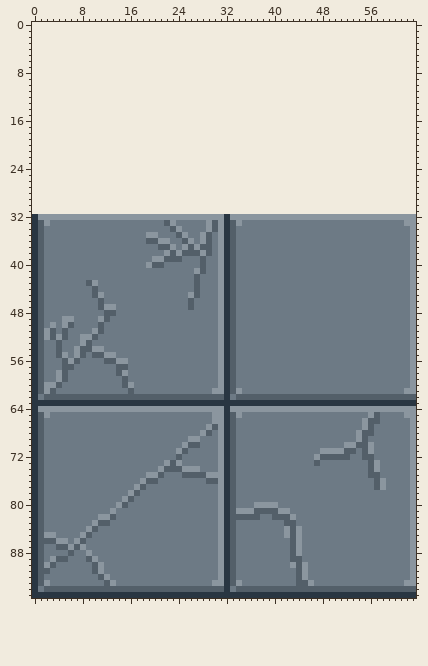
Sprite sheet: Art/StoneTiles.png. This is how it looked before the edit.
The file is 64x64 pixels. Colours within 5 levels of each other are drawn and written as one. The old version is drawn lined up with the new one, on the new canvas.
Once edited:
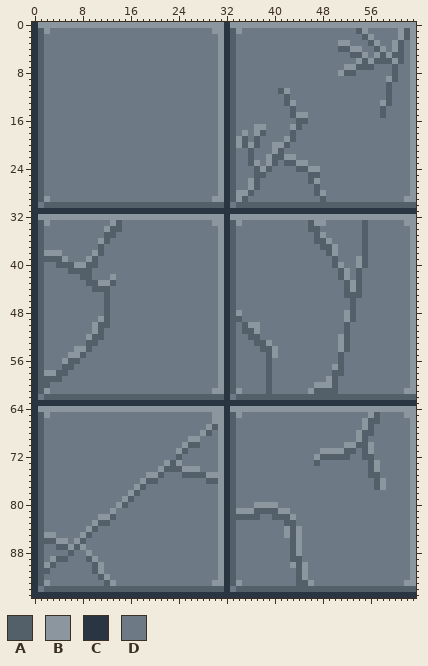
Palette (. is transparent): A #535f69  B #8b969f  C #293642  D #6d7a85
Difference:
canvas 64x64 -> 64x96, the old top-left corner now at 0,32
Changed rows in their new state; - is an unchanged pixel.
first column x 0:
 0 CBBBBBBBBBBBBBBBBBBBBBBBBBBBBBBBCBBBBBBBBBBBBBBBBBBBBBBBBBBBBBBB
 1 CABDDDDDDDDDDDDDDDDDDDDDDDDDDDBBCABDDDDDDDDDDDDDDDDDDDABDDDDDBAB
 2 CADDDDDDDDDDDDDDDDDDDDDDDDDDDDDBCADDDDDDDDDDDDDDDDDDDDDABDDDDBAB
 3 CADDDDDDDDDDDDDDDDDDDDDDDDDDDDDBCADDDDDDDDDDDDDDDDDBBDDDABDDBADB
 4 CADDDDDDDDDDDDDDDDDDDDDDDDDDDDDBCADDDDDDDDDDDDDDDDDAABBDDABDBADB
 5 CADDDDDDDDDDDDDDDDDDDDDDDDDDDDDBCADDDDDDDDDDDDDDDDDDDAABDBABAADB
 6 CADDDDDDDDDDDDDDDDDDDDDDDDDDDDDBCADDDDDDDDDDDDDDDDDDDDBABAAABADB
 7 CADDDDDDDDDDDDDDDDDDDDDDDDDDDDDBCADDDDDDDDDDDDDDDDDDBBAAADDDADDB
 8 CADDDDDDDDDDDDDDDDDDDDDDDDDDDDDBCADDDDDDDDDDDDDDDDDBAADDDDDDADDB
 9 CADDDDDDDDDDDDDDDDDDDDDDDDDDDDDBCADDDDDDDDDDDDDDDDDDDDDDDDDBADDB
10 CADDDDDDDDDDDDDDDDDDDDDDDDDDDDDBCADDDDDDDDDDDDDDDDDDDDDDDDDADDDB
11 CADDDDDDDDDDDDDDDDDDDDDDDDDDDDDBCADDDDDDDABDDDDDDDDDDDDDDDDADDDB
12 CADDDDDDDDDDDDDDDDDDDDDDDDDDDDDBCADDDDDDDDADDDDDDDDDDDDDDDDADDDB
13 CADDDDDDDDDDDDDDDDDDDDDDDDDDDDDBCADDDDDDDDABDDDDDDDDDDDDDDBADDDB
14 CADDDDDDDDDDDDDDDDDDDDDDDDDDDDDBCADDDDDDDDDADDDDDDDDDDDDDDADDDDB
15 CADDDDDDDDDDDDDDDDDDDDDDDDDDDDDBCADDDDDDDDDABBDDDDDDDDDDDDADDDDB
16 CADDDDDDDDDDDDDDDDDDDDDDDDDDDDDBCADDDDDDDDDDAADDDDDDDDDDDDDDDDDB
17 CADDDDDDDDDDDDDDDDDDDDDDDDDDDDDBCADDDBBDDDDBADDDDDDDDDDDDDDDDDDB
18 CADDDDDDDDDDDDDDDDDDDDDDDDDDDDDBCADBDBADDDDADDDDDDDDDDDDDDDDDDDB
19 CADDDDDDDDDDDDDDDDDDDDDDDDDDDDDBCABADADDDDBADDDDDDDDDDDDDDDDDDDB
20 CADDDDDDDDDDDDDDDDDDDDDDDDDDDDDBCABABADDBBADDDDDDDDDDDDDDDDDDDDB
21 CADDDDDDDDDDDDDDDDDDDDDDDDDDDDDBCADDADDDBADDDDDDDDDDDDDDDDDDDDDB
22 CADDDDDDDDDDDDDDDDDDDDDDDDDDDDDBCADDADDBAABBDDDDDDDDDDDDDDDDDDDB
23 CADDDDDDDDDDDDDDDDDDDDDDDDDDDDDBCADDABDBADAABBDDDDDDDDDDDDDDDDDB
24 CADDDDDDDDDDDDDDDDDDDDDDDDDDDDDBCADDDABADDDDAABBDDDDDDDDDDDDDDDB
25 CADDDDDDDDDDDDDDDDDDDDDDDDDDDDDBCADDDAADDDDDDDAADDDDDDDDDDDDDDDB
26 CADDDDDDDDDDDDDDDDDDDDDDDDDDDDDBCADDBADDDDDDDDABDDDDDDDDDDDDDDDB
27 CADDDDDDDDDDDDDDDDDDDDDDDDDDDDDBCADDBADDDDDDDDDADDDDDDDDDDDDDDDB
28 CADDDDDDDDDDDDDDDDDDDDDDDDDDDDDBCABBADDDDDDDDDDABDDDDDDDDDDDDDDB
29 CABDDDDDDDDDDDDDDDDDDDDDDDDDDDBBCABADDDDDDDDDDDDADDDDDDDDDDDDDBB
30 CDAAAAAAAAAAAAAAAAAAAAAAAAAAAAAACDAAAAAAAAAAAAAAAAAAAAAAAAAAAAAA
31 CCCCCCCCCCCCCCCCCCCCCCCCCCCCCCCCCCCCCCCCCCCCCCCCCCCCCCCCCCCCCCCC
33 -------------BA-------DD-----DB---------------ABB------A--------
34 ------------BAA--------DD----DD---------------AA-------A--------
35 ------------AA-----DD---DD--DD-----------------AB------A--------
36 -----------BA------DDDD--DD-DD-----------------AAB-----A--------
37 -----------A---------DDD-DDDDD------------------AAB----A--------
38 --BBB-----BA----------DDDDDDDD-------------------AB----A--------
39 --AAAB---BA---------DDDDD---D---------------------A---BA--------
40 ----AAABBAA--------DDD------D---------------------AB--BA--------
41 ------AAAA-----------------DD----------------------AB-A---------
42 --------AA---B-------------D-----------------------AB-A---------
43 ----------ABBA-------------D------------------------ABA---------
44 -----------AA--------------D------------------------ABA---------
45 ----------DDA-------------DD------------------------AAA---------
46 -----------DA-------------D--------------------------A----------
47 -----------DAD------------D--------------------------A----------
48 -------------D--------------------B-----------------BA----------
49 -----DD---------------------------A-----------------BA----------
50 ---D-DD---B-A----------------------ABB--------------A-----------
51 --DD-D-----------------------------AAB--------------A-----------
52 --DDDD--D--A------------------------AA-------------BA-----------
53 ----D---D-A--------------------------AAB-----------BA-----------
54 ----D---B-DD--------------------------AAB----------BA-----------
55 ----DDB---DDDD-------------------------AB----------A------------
56 -----BA-----DDDD-----------------------A-----------A------------
57 --------------DD-----------------------A----------BA------------
58 --BBA---------DD-----------------------A----------AA------------
59 --AAAD---------D-----------------------A---------BA-------------
60 --ADD----------DD----------------------A-------BBBA-------------
61 ---D------------D----------------------A------BAAAA-------------
